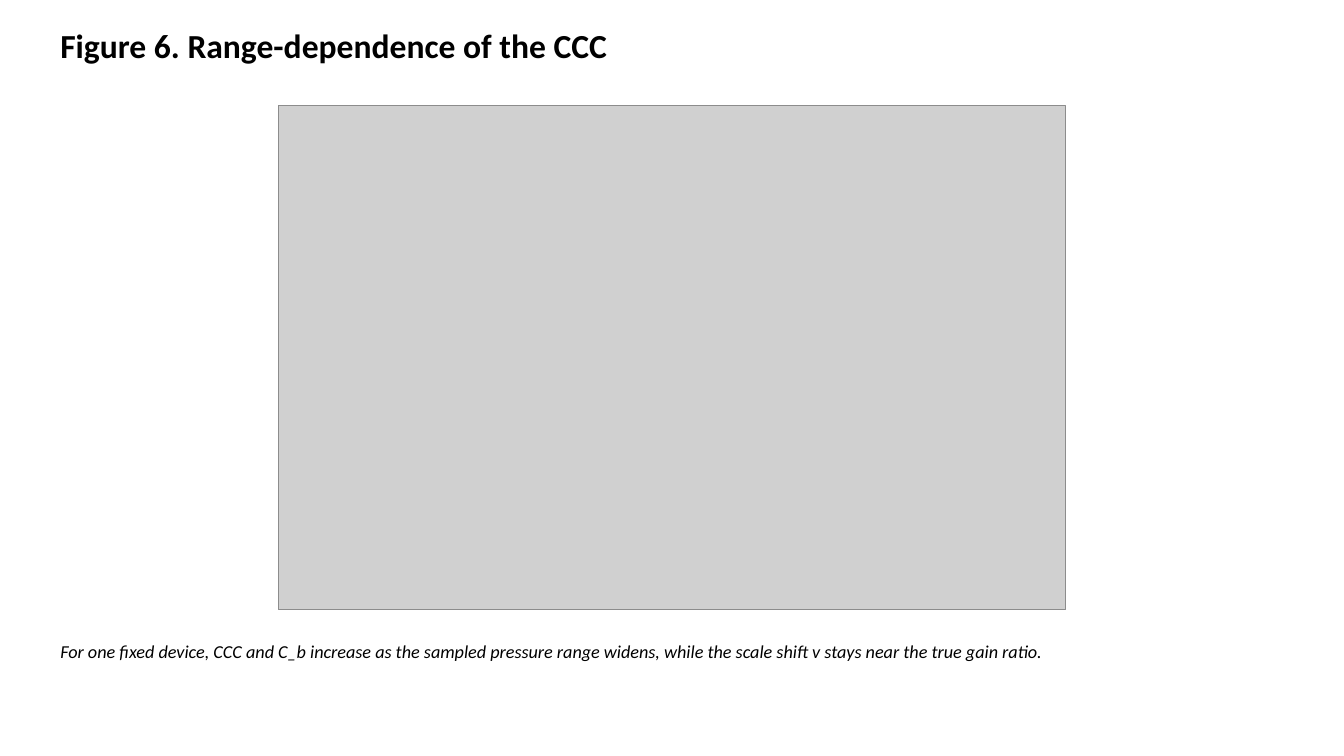
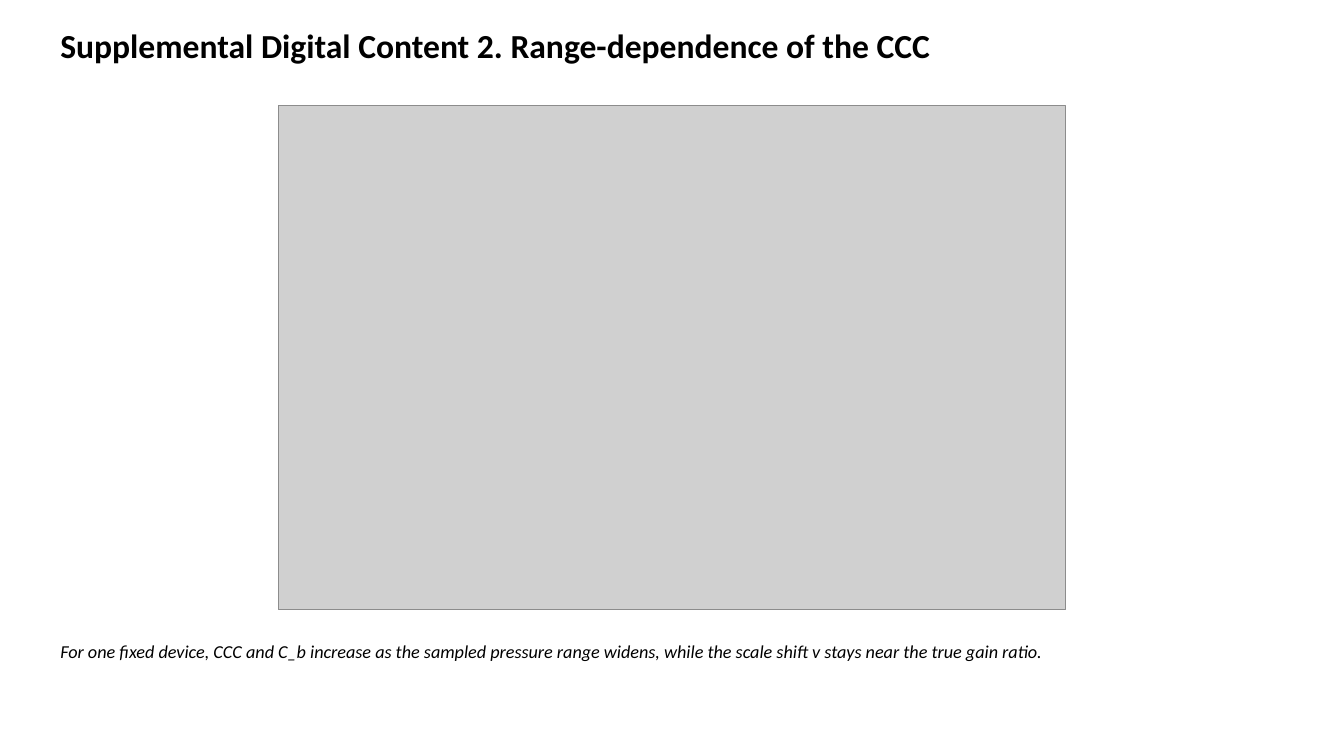
Before and after one commit to bougtoir/medical-accident-its-analysis, a slide deck: slide 6 of zero_calibration_bpm/manuscripts/BPM_Figures_EN.pptx. Drawn at 1344x756 pixels with LibreOffice and Linux fonts; fonts in the diff are those of the drawing; grey boxes stand for pictures. Boxes give left, top, right and bottom in pixels: in the first picture for what was removed or moved away, otherwise in the second. Text is boxed around its words. In the diff, an @@ line names an element or a change of style, - is before the commit and + after.

```diff
--- a/zero_calibration_bpm/manuscripts/BPM_Figures_EN.pptx
+++ b/zero_calibration_bpm/manuscripts/BPM_Figures_EN.pptx
@@ text at [60,34,930,64]: text changed @@
-Figure 6. Range-dependence of the CCC
+Supplemental Digital Content 2. Range-dependence of the CCC
```
Also in this commit, not shown: 5 other slides changed, 32 other files.
